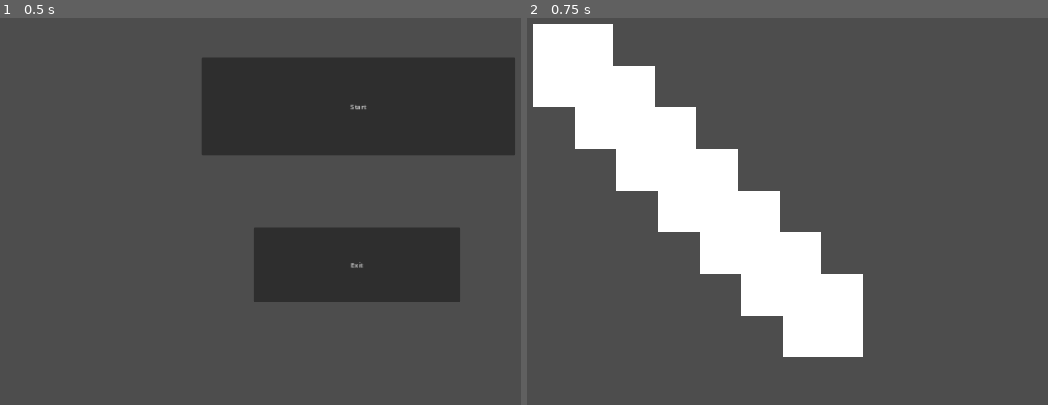
Above: before the commit, frames 1-2 (left to right).
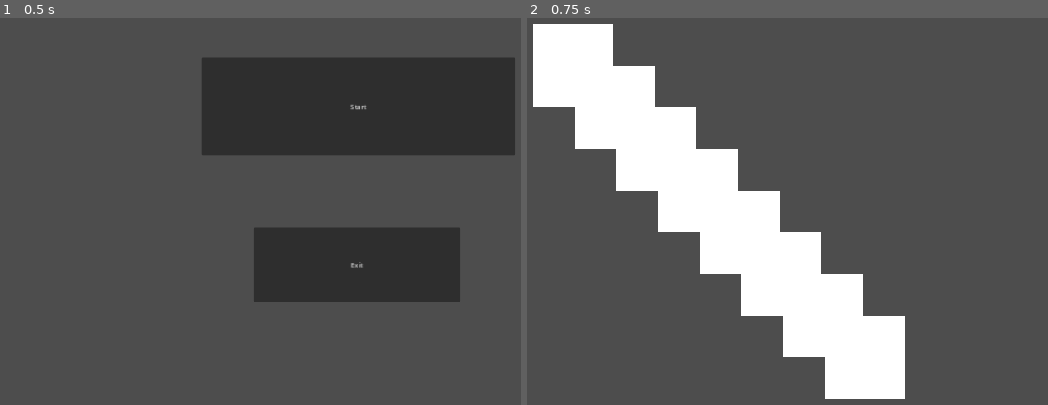
Above: after the commit, the same moments.

Repository: krishnabm/2nBack
Game: Godot game, scene res://scenes/MainMenu/main_menu.tscn
Same seed, same stepped clock (60 frames per second), same inputs: the game is played once before the commit and once after it.
Inputs:
- Up to frame 1 (0.5 s): no input
- Up to frame 2 (0.75 s): click "Start" at 0.5 s

Frame 1 is identical in both runs. In frame 2, 2.5% of the frame differs, in the area x 57-73%, y 77-99%.

Commit message:
Tape generation

Diff:
--- a/scenes/GameBoard/game_board.gd
+++ b/scenes/GameBoard/game_board.gd
@@ -1,7 +1,8 @@
 extends Node2D
 
 func _ready():
-	for n in range(0,7):
+	var tape = TapeGenerator.gen_key(10,5)
+	for n in range(0,8):
 		var nextChild: PlaySlot = PlaySlot.constructor(n)
 		nextChild.global_position = (Vector2(n*100 + 250,n*100 + 250))
 		add_child(nextChild)
--- a/services/tape_generator.gd
+++ b/services/tape_generator.gd
@@ -1,6 +1,19 @@
 class_name TapeGenerator
 extends Object
 
-static func gen_key(testLength: int)-> Array[bool]:
-	randi_range(0, testLength-1)
-	return []
+static func gen_key(testLength: int, numMatches: int)-> Array[bool]:
+	if (numMatches > testLength):
+		push_error("can't do that m8")
+
+	var ret: Array[bool] = []
+	ret.resize(testLength)
+	ret.fill(false)
+
+	while(numMatches > 0):
+		var idx = randi_range(0, testLength-1)
+		if ret[idx]:
+			continue
+		else:
+			ret[idx] = true
+		numMatches -= 1
+	return ret
